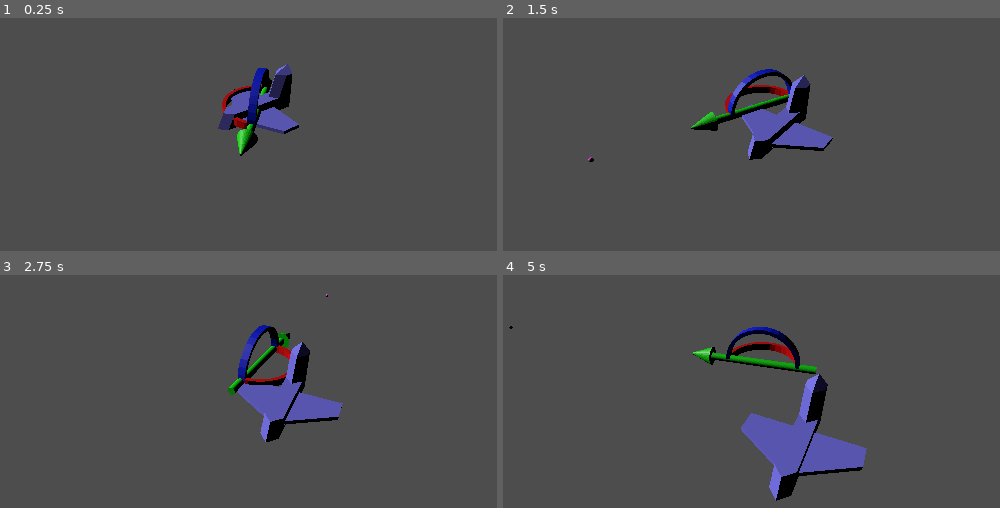
Above: before the commit, frames 1-4 (two rows, left to right).
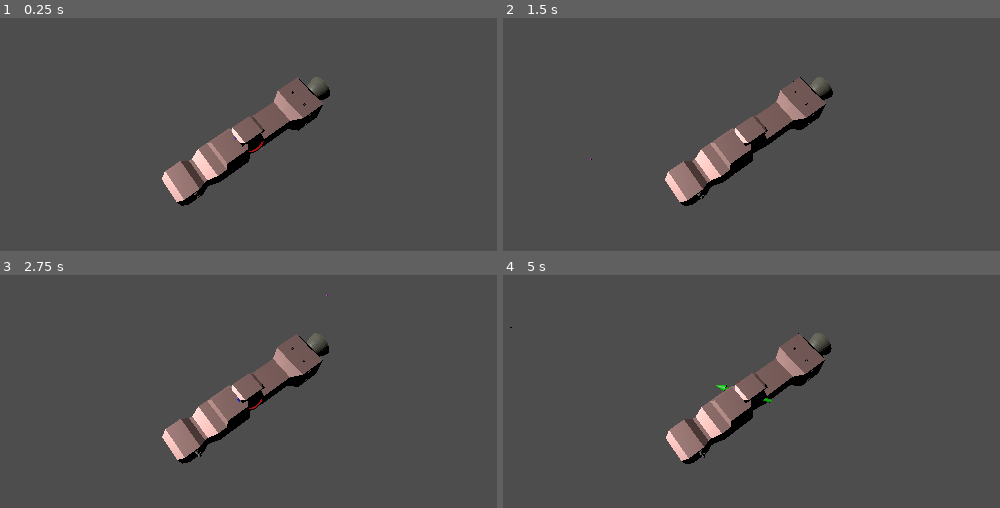
Above: after the commit, the same moments.

Repository: RinneT/3d_spaceship
Game: Godot game, scene res://cursor.tscn
Two runs of this game, one before a commit and one after it. Both use one fixed random seed, a clock stepped at 60 frames per second and the inputs below.
Inputs (mouse positions are in pixels of both pictures, inside the frame that each line leads up to):
- Up to frame 1 (0.25 s): no input
- Up to frame 2 (1.5 s): tap Enter at 0.5 s; move the mouse to (925, 115) at 0.52 s; move the mouse to (592, 160) at 1.27 s
- Up to frame 3 (2.75 s): move the mouse to (328, 295) at 2.02 s
- Up to frame 4 (5 s): move the mouse to (711, 484) at 2.77 s; move the mouse to (990, 461) at 3.52 s; move the mouse to (512, 326) at 4.27 s

The runs differ from the first frame. In frame 1, 7.3% of the frame differs, in the area x 32-67%, y 19-81%; in frame 2, 7.9%; in frame 3, 8.6%; in frame 4, 12%, in the area x 1-74%, y 21-97%.

Commit message:
Ship updates
- added new, larger Ship model
- adjusted values for higher mass
- changed camera to follow ship
- added basic thruster particle systems

Diff:
--- a/camera_3d.gd
+++ b/camera_3d.gd
@@ -27,7 +27,11 @@
 # Called every frame. 'delta' is the elapsed time since the previous frame.
 func _process(delta: float) -> void:
 	set_cursor_position(delta)
+	zoom_camera()
 	#ship.apply_torque(torque)
+
+func zoom_camera() -> void:
+	self.look_at(ship.global_position)
 
 func set_cursor_position(delta: float):
 	# https://www.youtube.com/watch?v=mJRDyXsxT9g
--- a/cursor.tscn
+++ b/cursor.tscn
@@ -17,13 +17,22 @@
 [sub_resource type="BoxShape3D" id="BoxShape3D_lfbh3"]
 size = Vector3(11.8523, 3.05951, 10.5516)
 
+[sub_resource type="ParticleProcessMaterial" id="ParticleProcessMaterial_la2xa"]
+angle_min = 1.07288e-05
+angle_max = 439.4
+spread = 0.0
+initial_velocity_min = 5.0
+initial_velocity_max = 5.0
+
+[sub_resource type="SphereMesh" id="SphereMesh_ukegy"]
+
 [node name="Cursor" type="Node3D"]
 
 [node name="Direction_Arrow" parent="." instance=ExtResource("1_ya7cc")]
 transform = Transform3D(10, 0, 0, 0, 10, 0, 0, 0, 10, 0, 0, 0)
 
 [node name="Camera3D" type="Camera3D" parent="."]
-transform = Transform3D(0.560841, -0.511131, 0.651308, 0, 0.786677, 0.617365, -0.827923, -0.346244, 0.441201, 26.9015, 20.9827, 20.1827)
+transform = Transform3D(0.473985, -0.852498, 0.220423, 0.299803, 0.391616, 0.869917, -0.827923, -0.346244, 0.441201, 26.9015, 80.9651, 20.1827)
 current = true
 script = ExtResource("2_7chbi")
 
@@ -40,11 +49,12 @@
 surface_material_override/0 = SubResource("StandardMaterial3D_1b5jh")
 
 [node name="DirectionalLight3D" type="DirectionalLight3D" parent="."]
-transform = Transform3D(0.77675, 0, -0.629809, 0.426416, 0.735932, 0.525903, 0.463496, -0.677056, 0.571635, -6.53956, 4.80616, 5.5628)
+transform = Transform3D(0.77675, -3.47234e-07, -0.629809, 0.426416, 0.735932, 0.525903, 0.463496, -0.677056, 0.571635, -6.53956, 22.6201, 5.5628)
 
 [node name="Space_Ship" type="RigidBody3D" parent="."]
 collision_layer = 0
 collision_mask = 0
+mass = 400000.0
 script = ExtResource("3_hswe5")
 
 [node name="Space_Ship_Mesh" parent="Space_Ship" instance=ExtResource("3_82nvv")]
@@ -52,3 +62,10 @@
 [node name="Space_Ship_Collision" type="CollisionShape3D" parent="Space_Ship"]
 transform = Transform3D(1, 0, 0, 0, 1, 0, 0, 0, 1, 0.114975, 0.483795, 0.338318)
 shape = SubResource("BoxShape3D_lfbh3")
+
+[node name="Thruster_Particles" type="GPUParticles3D" parent="Space_Ship"]
+transform = Transform3D(-4.37114e-08, -1, 0, 1, -4.37114e-08, 0, 0, 0, 1, 0, 0, 0)
+visible = false
+lifetime = 0.3
+process_material = SubResource("ParticleProcessMaterial_la2xa")
+draw_pass_1 = SubResource("SphereMesh_ukegy")
--- a/project.godot
+++ b/project.godot
@@ -20,6 +20,24 @@
 version_control/plugin_name="GitPlugin"
 version_control/autoload_on_startup=true
 
+[input]
+
+zoom_in={
+"deadzone": 0.5,
+"events": [Object(InputEventMouseButton,"resource_local_to_scene":false,"resource_name":"","device":-1,"window_id":0,"alt_pressed":false,"shift_pressed":false,"ctrl_pressed":false,"meta_pressed":false,"button_mask":0,"position":Vector2(0, 0),"global_position":Vector2(0, 0),"factor":1.0,"button_index":4,"canceled":false,"pressed":false,"double_click":false,"script":null)
+]
+}
+zoom_out={
+"deadzone": 0.5,
+"events": [Object(InputEventMouseButton,"resource_local_to_scene":false,"resource_name":"","device":-1,"window_id":0,"alt_pressed":false,"shift_pressed":false,"ctrl_pressed":false,"meta_pressed":false,"button_mask":0,"position":Vector2(0, 0),"global_position":Vector2(0, 0),"factor":1.0,"button_index":5,"canceled":false,"pressed":false,"double_click":false,"script":null)
+]
+}
+rotate_cam={
+"deadzone": 0.5,
+"events": [Object(InputEventMouseButton,"resource_local_to_scene":false,"resource_name":"","device":-1,"window_id":0,"alt_pressed":false,"shift_pressed":false,"ctrl_pressed":false,"meta_pressed":false,"button_mask":0,"position":Vector2(0, 0),"global_position":Vector2(0, 0),"factor":1.0,"button_index":3,"canceled":false,"pressed":false,"double_click":false,"script":null)
+]
+}
+
 [physics]
 
 3d/default_gravity_vector=Vector3(0, 0, 0)
--- a/space_ship.gd
+++ b/space_ship.gd
@@ -7,10 +7,10 @@
 var behaviour3: AbstractSteering
 
 # Spaceship properties
-@export var max_linear_acceleration: float = 10.0
-@export var max_linear_speed: float = 100.0
-@export var max_angular_acceleration: float = 10.0
-@export var max_rotation_speed: float = 30.0
+@export var max_linear_acceleration: float = 100000.0
+@export var max_linear_speed: float = 100000.0
+@export var max_angular_acceleration: float = 100000.0
+@export var max_rotation_speed: float = 90000.0
 @export var slow_radius_angular: float = 5.0
 @export var slow_radius_linear: float = 30.0
 @export var target_radius_angular: float = 0.1
@@ -18,6 +18,11 @@
 @export var time_to_target_angular: float = 1.0
 @export var time_to_target_linear: float = 1.0
 @export var max_prediction: float = 5.0
+
+var thrusters_up: Array[GPUParticles3D] = []
+var thrusters_down: Array[GPUParticles3D] = []
+var thrusters_left: Array[GPUParticles3D] = []
+var thrusters_right: Array[GPUParticles3D] = []
 
 var target: Kinematic2D = Kinematic2D.new()
 var steering: SteeringOutput2D
@@ -40,10 +45,11 @@
 	pointer = get_parent().get_node("CursorPointer")
 	target.initFromNode3D(pointer)
 
+	init_thrusters()
+
 
 # Called every frame. 'delta' is the elapsed time since the previous frame.
 func _process(delta: float) -> void:
-
 	# Update the steering
 	behaviour.updateNode3D(pointer)
 	behaviour2.updateNode3D(pointer)
@@ -66,3 +72,47 @@
 		# Convert 2D thrust into 3D thrust
 		var steering_force_3d: Vector3 = Vector3(steering.linear.x, 0, steering.linear.y)
 		apply_central_force(steering_force_3d)
+		engage_thrusters(steering_force_3d)
+
+func engage_thrusters(steering_force_3d: Vector3) -> void:
+	reset_thrusters()
+	if steering_force_3d.x > 0:
+		for i in thrusters_left:
+			i.visible = true
+	if steering_force_3d.x < 0:
+		for i in thrusters_right:
+			i.visible = true
+
+func reset_thrusters() -> void:
+	for i in thrusters_up:
+		i.visible = false
+	for i in thrusters_down:
+		i.visible = false
+	for i in thrusters_left:
+		i.visible = false
+	for i in thrusters_right:
+		i.visible = false
+
+# Position the Thruster Paricle system at the right locations
+func init_thrusters() -> void:
+	for i in get_node("Space_Ship_Mesh").get_children():
+		var child_name = i.name
+		if child_name.contains("thruster"):
+			if child_name.ends_with("up"):
+				thrusters_up.append(add_thruster(i))
+			if child_name.ends_with("down"):
+				thrusters_down.append(add_thruster(i))
+			if child_name.ends_with("left"):
+				thrusters_left.append(add_thruster(i))
+			if child_name.ends_with("right"):
+				thrusters_right.append(add_thruster(i))
+
+
+# Creates a new Thruster Particle instance at the position of a thruster mesh
+func add_thruster(thruster_mesh: MeshInstance3D) -> GPUParticles3D:
+	var particles: GPUParticles3D = get_node("Thruster_Particles")
+	var new_particles: GPUParticles3D = particles.duplicate()
+	new_particles.name = thruster_mesh.name + "_particles"
+	# new_particles.visible = true # TODO: change dynamically
+	thruster_mesh.add_child(new_particles)
+	return new_particles
Binary file changed: Assets/Models/Space_Ship.glb
Not shown: 1 places in cursor.tscn that only renumber resources
